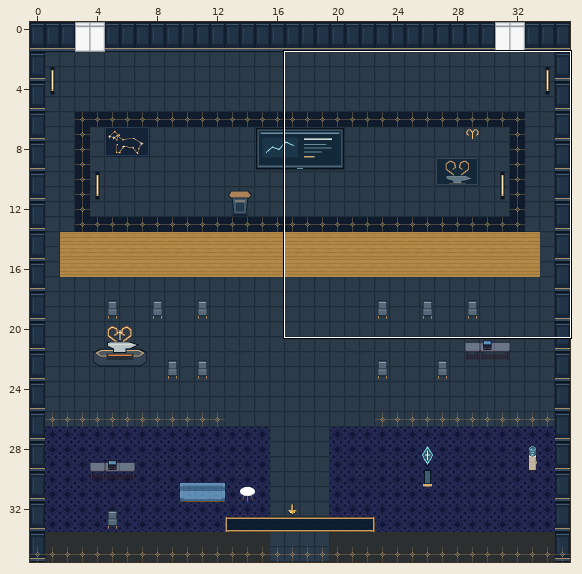
Two states of a Tiled map (JSON), maps/speaker-aries.tmj. Above: a wide view before the commit, with the close-up outlined.
Close-up. First the earlier version:
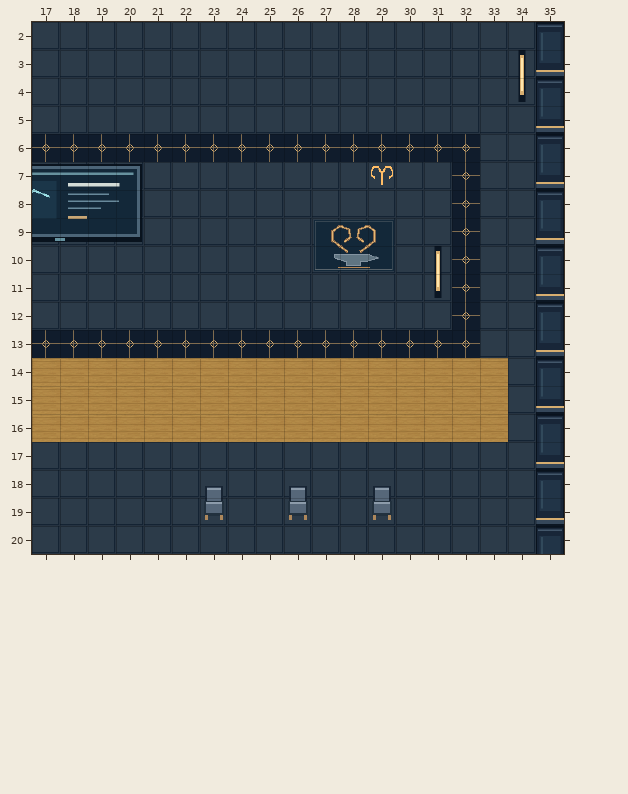
Cells are 32x32 px. Shown: x 17..35, y 2..20. The commit also changed other parts of the map, which this record leaves out.
Once edited:
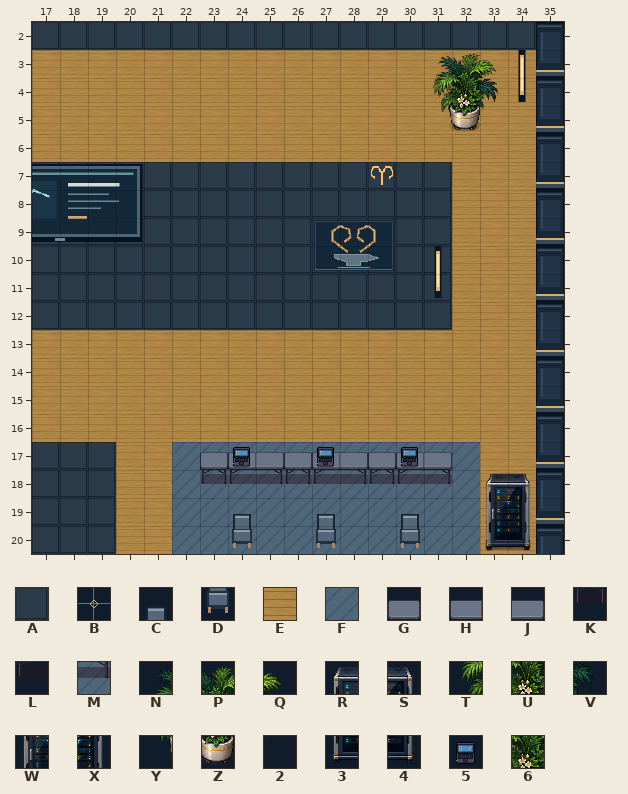
Key: from "art-0": A 14, B 15, C 270, D 286; from "art-1": E 355, F 360; from "art-4": G 8, H 9, J 10, K 12, L 13, M 14, N 64, P 65, Q 66, R 75, S 76, T 80, U 81, V 82, W 91, X 92, Y 96, Z 97, 2 98, 3 107, 4 108; from "art-5": 5 1; from "navigation-mask": 6 1.
_ is an empty cell.
Tiles replaced or removed in this view: 6, A, B, C, D.
Tiles of an added or newly shown layer are drawn over the layers below it.
See-through tiles are keyed as they look on the map.
The edit:
Changed rows in their new state; . is an unchanged cell.
Layer "terrain":
first column x 17:
 3 EEEEEEEEEEEEEEEEEE
 4 EEEEEEEEEEEEEEEEEE
 5 EEEEEEEEEEEEEEEEEE
 6 EEEEEEEEEEEEEEEEEE
 7 ...............EEE
 8 ...............EEE
 9 ...............EEE
10 ...............EEE
11 ...............EEE
12 ...............EEE
13 EEEEEEEEEEEEEEEEEE
14 .................E
15 .................E
16 .................E
17 ...EEFFFFFFFFFFFEE
18 ...EEFFFFFFFFFFFEE
19 ...EEFFFFFFFFFFFEE
20 ...EEFFFFFFFFFFFEE
Layer "scenery-belowAvatar-0":
first column x 31:
 3 NPQ
 4 TUV
 5 YZ2
first column x 23:
17 GHJGHJGHJ...
18 KLMKLMKLM.RS
19 _C._C._C..WX
20 .D..D..D..34
Layer "scenery-belowAvatar-1":
first column x 24:
17 5..5..5
Layer "interior-ambient-server" (added):
first column x 33:
18 RS
19 WX
20 34
Layer "physical-collisions":
first column x 31:
 3 666
 4 666
 5 666
first column x 23:
18 666666666.66
19 _.._.._...66
20 .6..6..6..66
Pixel boxes of the changes (left, top, right, bottom) in both close-ups:
changed: (32, 50, 536, 554)
